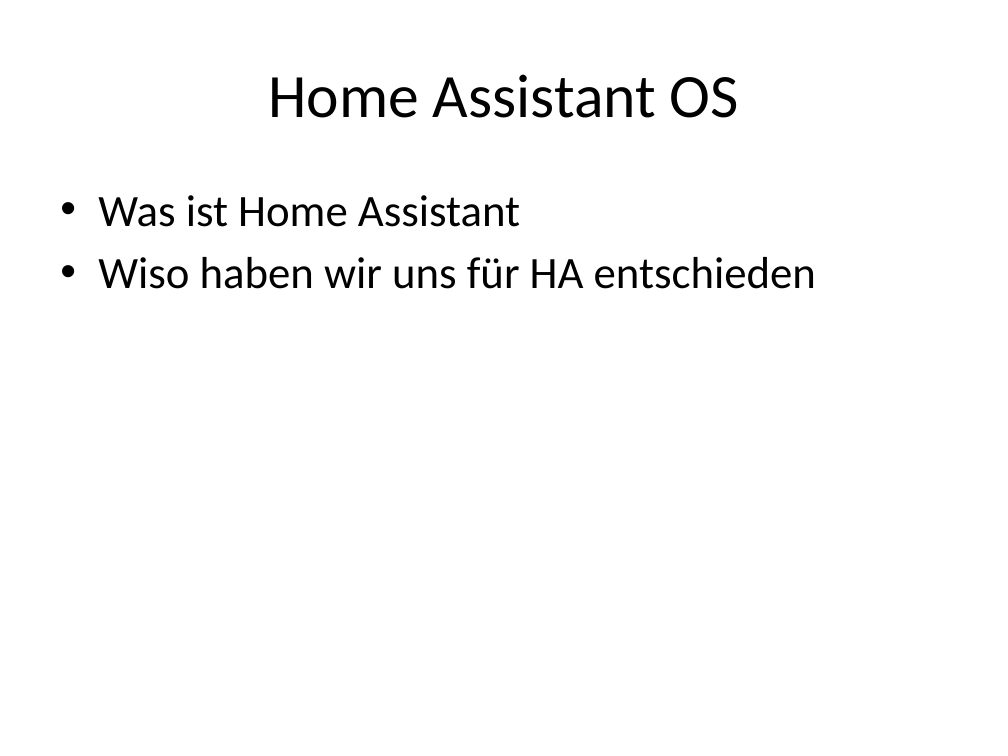
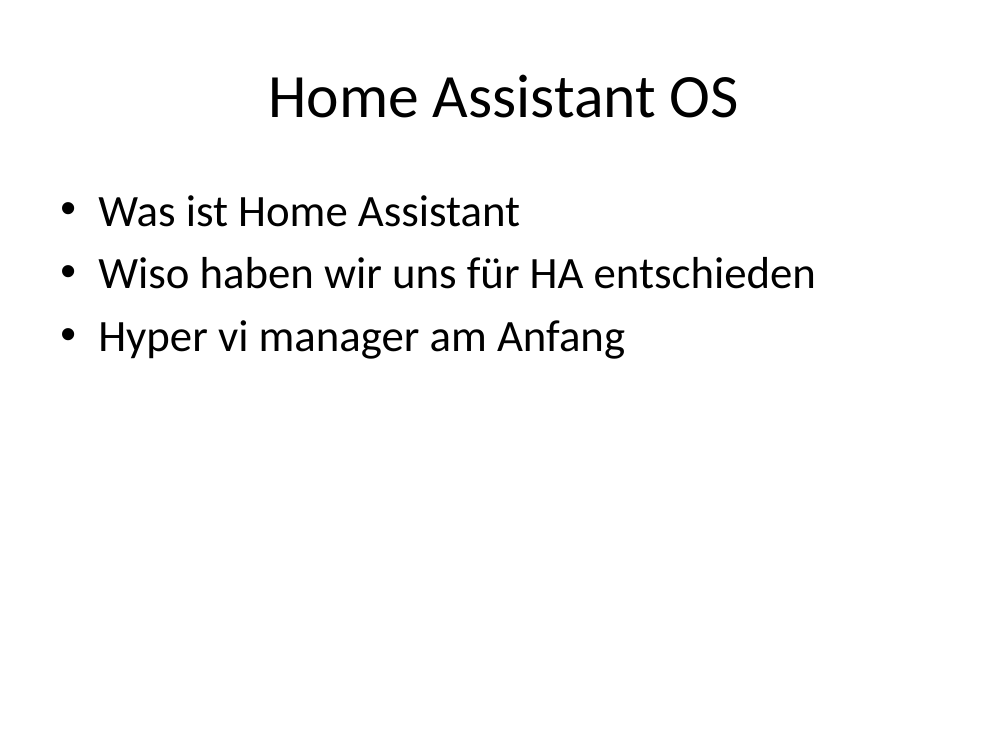
Before and after one commit to abdo643-HULK/Home-Automation-Sem3, a slide deck: slide 8 of Documentation/ProjectDocumentation/Presentation.pptx (slide 9 before the commit). Drawn at 1008x756 pixels with LibreOffice and Linux fonts; fonts in the diff are those of the drawing. Boxes give left, top, right and bottom in pixels: in the first picture for what was removed or moved away, otherwise in the second. Text is boxed around its words. In the diff, an @@ line names an element or a change of style, - is before the commit and + after.

```diff
--- a/Documentation/ProjectDocumentation/Presentation.pptx
+++ b/Documentation/ProjectDocumentation/Presentation.pptx
@@ text at (98,320,625,359): paragraph added @@
+• Hyper vi manager am Anfang
```
Also in this commit, not shown: 1 other slide changed, 4 slides added, 1 slide removed.
